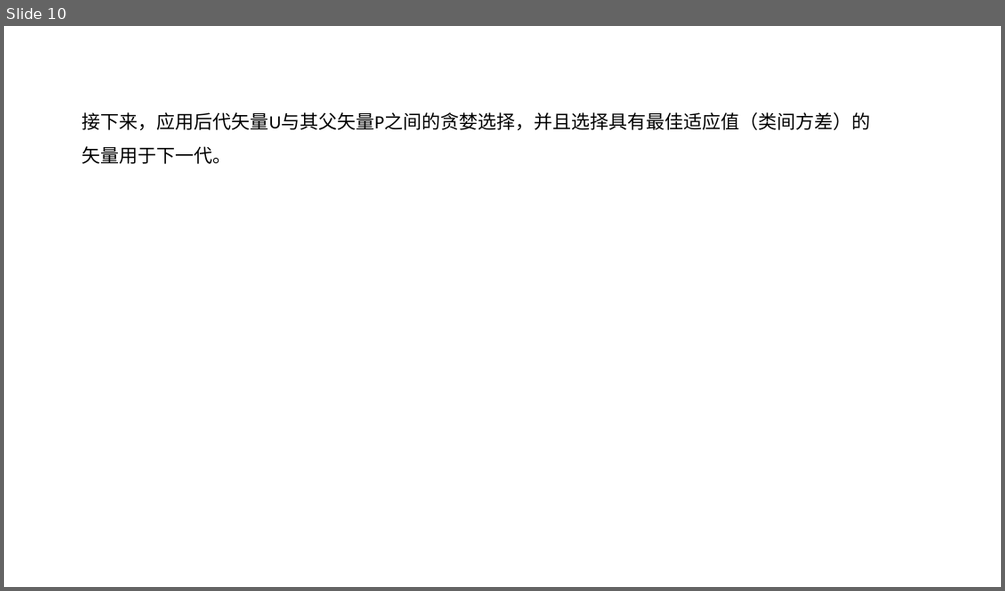
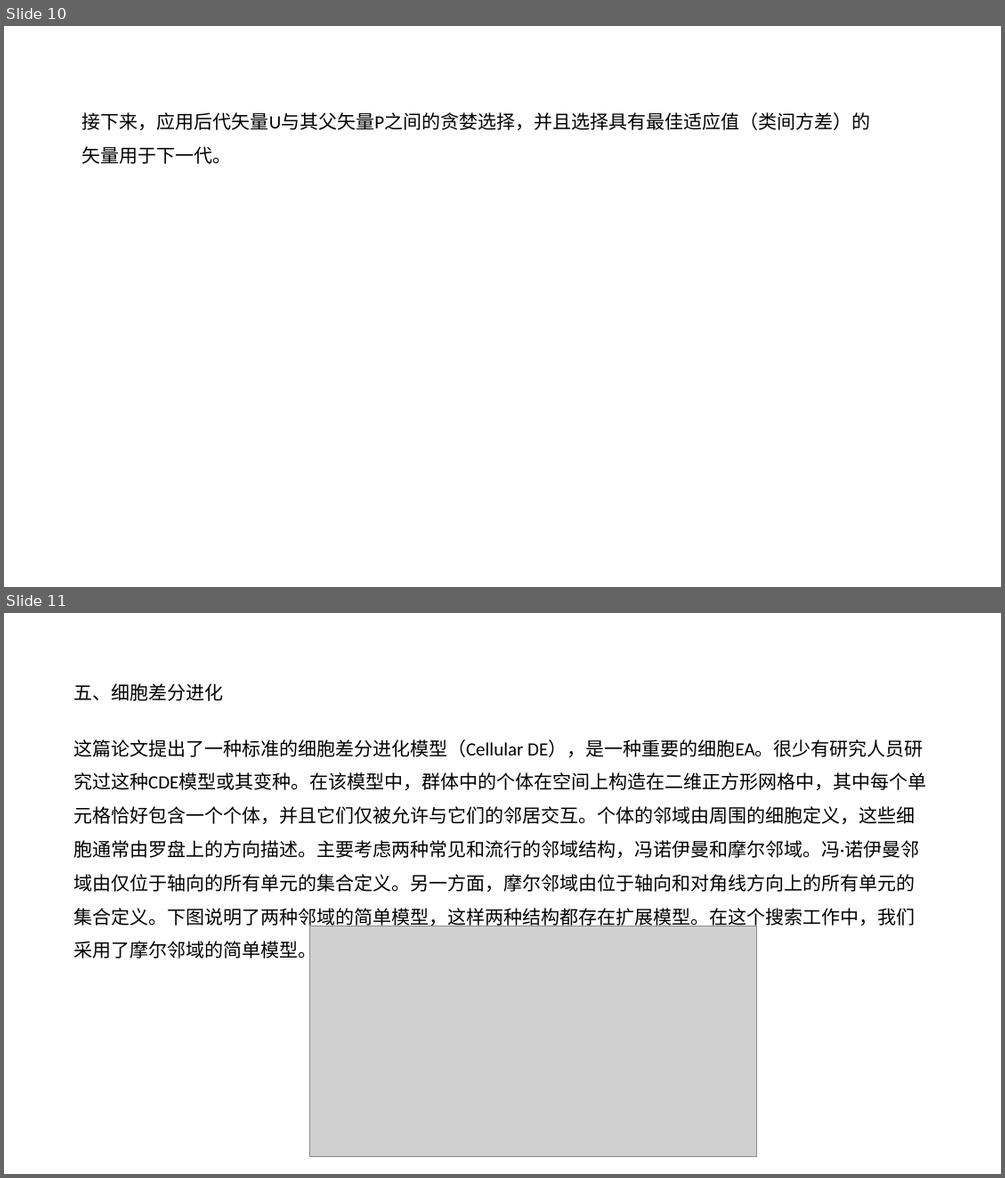
Before and after one commit to likaihz/EAS, a slide deck: YingShengyu/slides.pptx. Shown one above the other, each under a label of ours: slide 10 before the commit, slides 10 and 11 after it. The pictures are 1005x591 and 1005x1178 pixels, drawn with LibreOffice and Linux fonts; fonts in the diff are those of the drawing; grey boxes stand for pictures. Boxes give left, top, right and bottom in pixels: in the first picture for what was removed or moved away, otherwise in the second. Text is boxed around its words. In the diff, an @@ line names an element or a change of style, - is before the commit and + after.

```diff
--- a/YingShengyu/slides.pptx
+++ b/YingShengyu/slides.pptx
@@ slide 11 added at (4, 613, 1001, 1174), background #FFFFFF @@
@@ text added at (73, 683, 926, 962), 18 pt, text #000000 @@
+五、细胞差分进化
+这篇论文提出了一种标准的细胞差分进化模型（Cellular DE），是一种重要的细胞EA。很少有研究人员研究过这种CDE模型或其变种。在该模型中，群体中的个体在空间上构造在二维正方形网格中，其中每个单元格恰好包含一个个体，并且它们仅被允许与它们的邻居交互。个体的邻域由周围的细胞定义，这些细胞通常由罗盘上的方向描述。主要考虑两种常见和流行的邻域结构，冯诺伊曼和摩尔邻域。冯·诺伊曼邻域由仅位于轴向的所有单元的集合定义。另一方面，摩尔邻域由位于轴向和对角线方向上的所有单元的集合定义。下图说明了两种邻域的简单模型，这样两种结构都存在扩展模型。在这个搜索工作中，我们采用了摩尔邻域的简单模型。
@@ picture added at (310, 926, 757, 1157) @@
```
Also in this commit, not shown: 1 other slide added.
